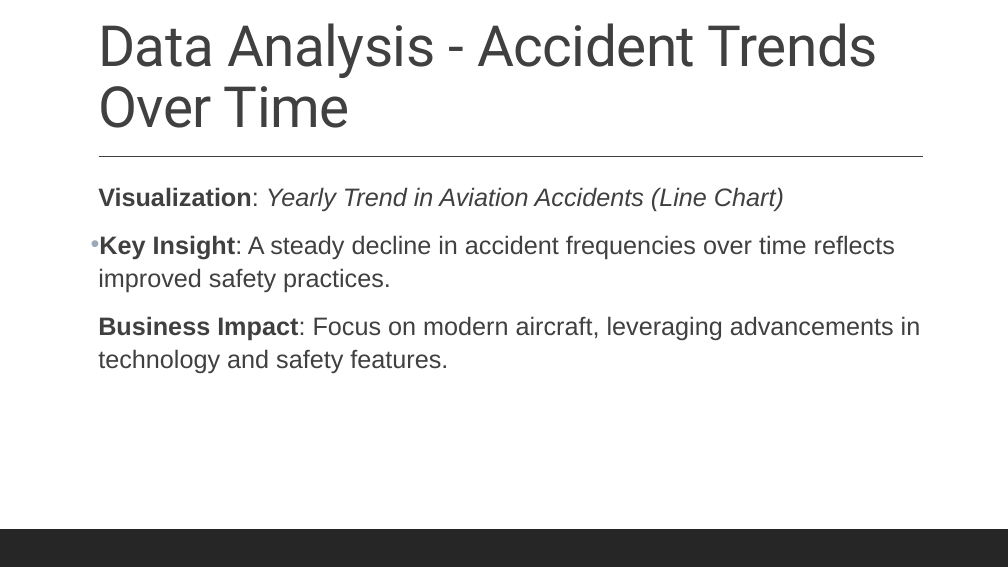
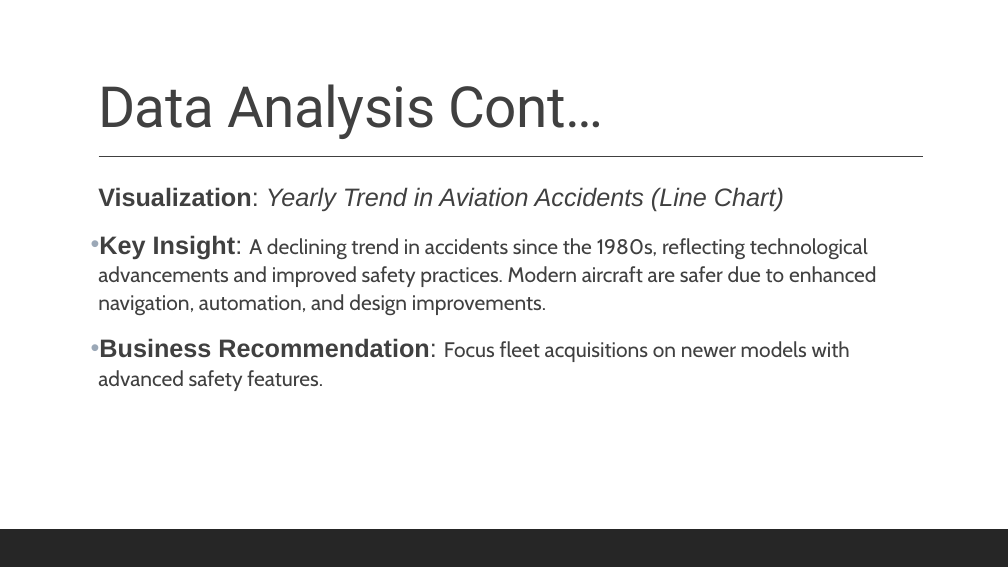
Before and after one commit to Lydia-byte-rgb/Phase-1-Project_Lydia, a slide deck: slide 8 of Phase_1_Project Slides.pptx (slide 7 before the commit). Drawn at 1008x567 pixels with LibreOffice and Linux fonts; fonts in the diff are those of the drawing. Boxes give left, top, right and bottom in pixels: in the first picture for what was removed or moved away, otherwise in the second. Text is boxed around its words. In the diff, an @@ line names an element or a change of style, - is before the commit and + after.

```diff
--- a/Phase_1_Project Slides.pptx
+++ b/Phase_1_Project Slides.pptx
@@ title at (98,84,604,139): text changed @@
-Data Analysis - Accident Trends Over Time
+Data Analysis Cont…
@@ text at (98,235,877,391): text changed; size 24 to 20 pt; font Arial to Cabin @@
-• Key Insight: A steady decline in accident frequencies over time reflects improved safety practices.
-  Business Impact: Focus on modern aircraft, leveraging advancements in technology and safety features.
+• Key Insight: A declining trend in accidents since the 1980s, reflecting technological advancements and improved safety practices. Modern aircraft are safer due to enhanced navigation, automation, and design improvements.
+• Business Recommendation: Focus fleet acquisitions on newer models with advanced safety features.
```
Also in this commit, not shown: 9 other slides changed, 3 slides added, 1 slide removed, 2 other files.
